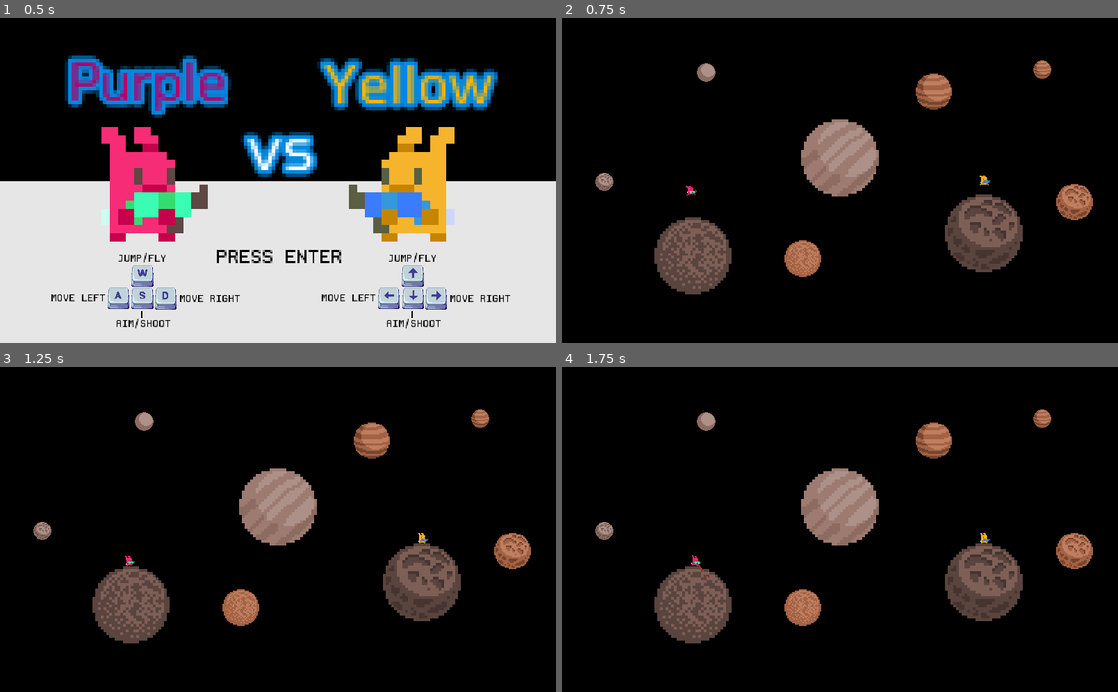
Above: before the commit, frames 1-4 (two rows, left to right).
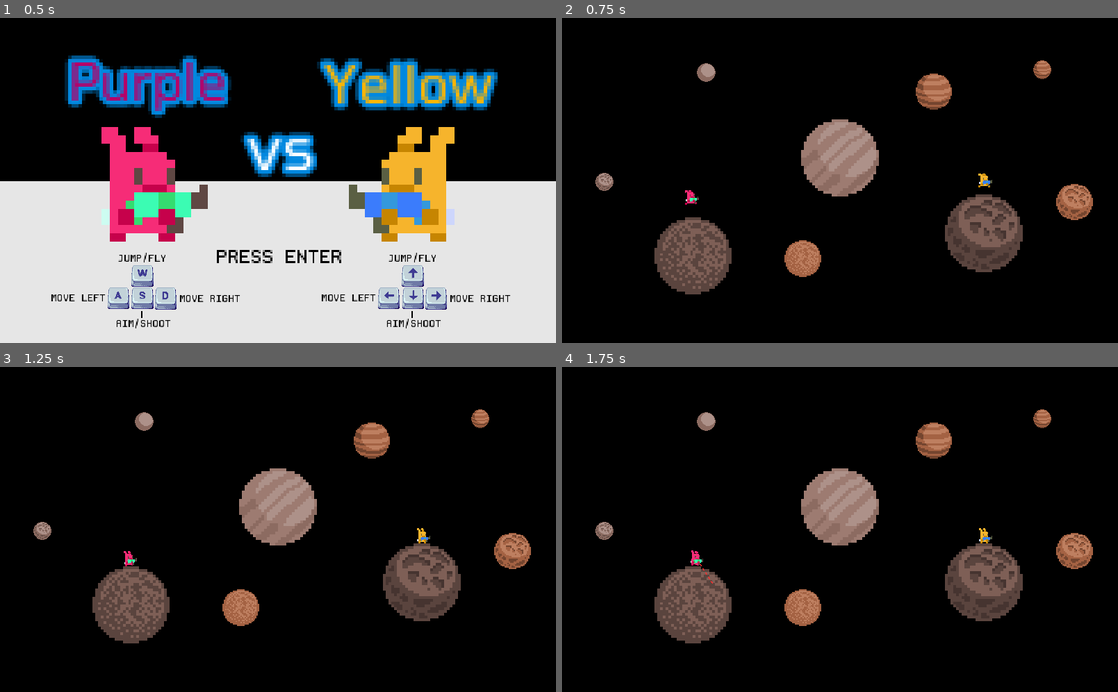
Above: after the commit, the same moments.

Repository: RichoM/Purple-vs-Yellow
Game: Godot game, scene res://menu.tscn
Same seed, same stepped clock (60 frames per second), same inputs: the game is played once before the commit and once after it.
Inputs (mouse positions are in pixels of both pictures, inside the frame that each line leads up to):
- Up to frame 1 (0.5 s): no input
- Up to frame 2 (0.75 s): click "PRESS ENTER" at 0.5 s
- Up to frame 3 (1.25 s): no input
- Up to frame 4 (1.75 s): tap Enter at 1.25 s; move the mouse to (962, 513) at 1.27 s; hold D (p0_right) from 1.28 s (still down); tap S (p0_action) at 1.35 s; tap W (p0_up) at 1.52 s

Frame 1 is identical in both runs. In frame 2, 0.1% of the frame differs, in the area x 22-78%, y 47-58%; in frame 3, 0.1%; in frame 4, 0.1%.

Commit message:
Increased player sizes a little

Diff:
--- a/player_test.tscn
+++ b/player_test.tscn
@@ -154,9 +154,11 @@
 
 [node name="player0" parent="." instance=ExtResource( 2 )]
 position = Vector2( -413.056, 12.383 )
+scale = Vector2( 1.35, 1.5 )
 
 [node name="player1" parent="." instance=ExtResource( 2 )]
 position = Vector2( 398.351, -34.6109 )
+scale = Vector2( 1.35, 1.5 )
 player = "p1"
 
 [node name="sprite" parent="player1" index="0"]
